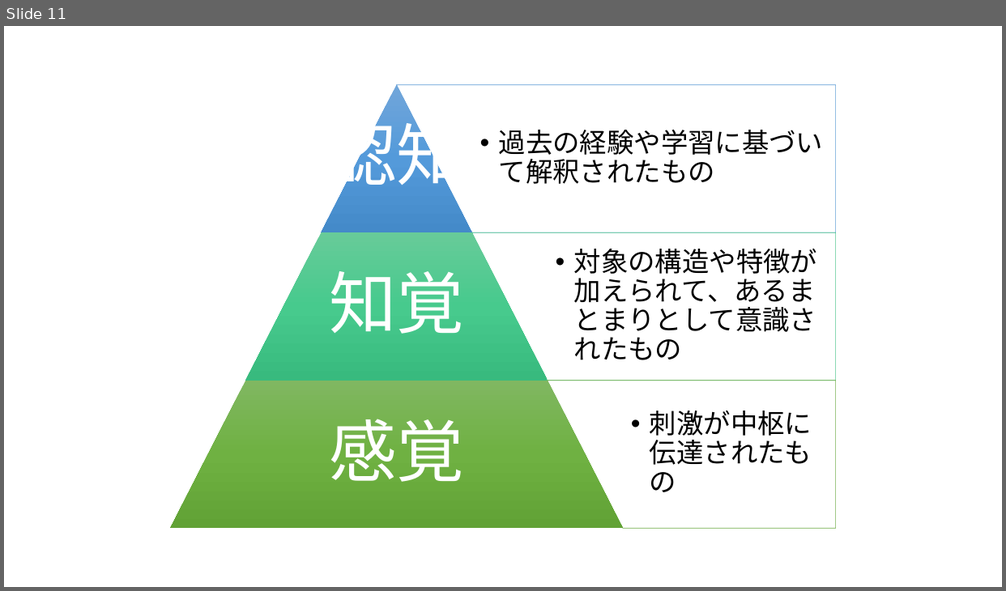
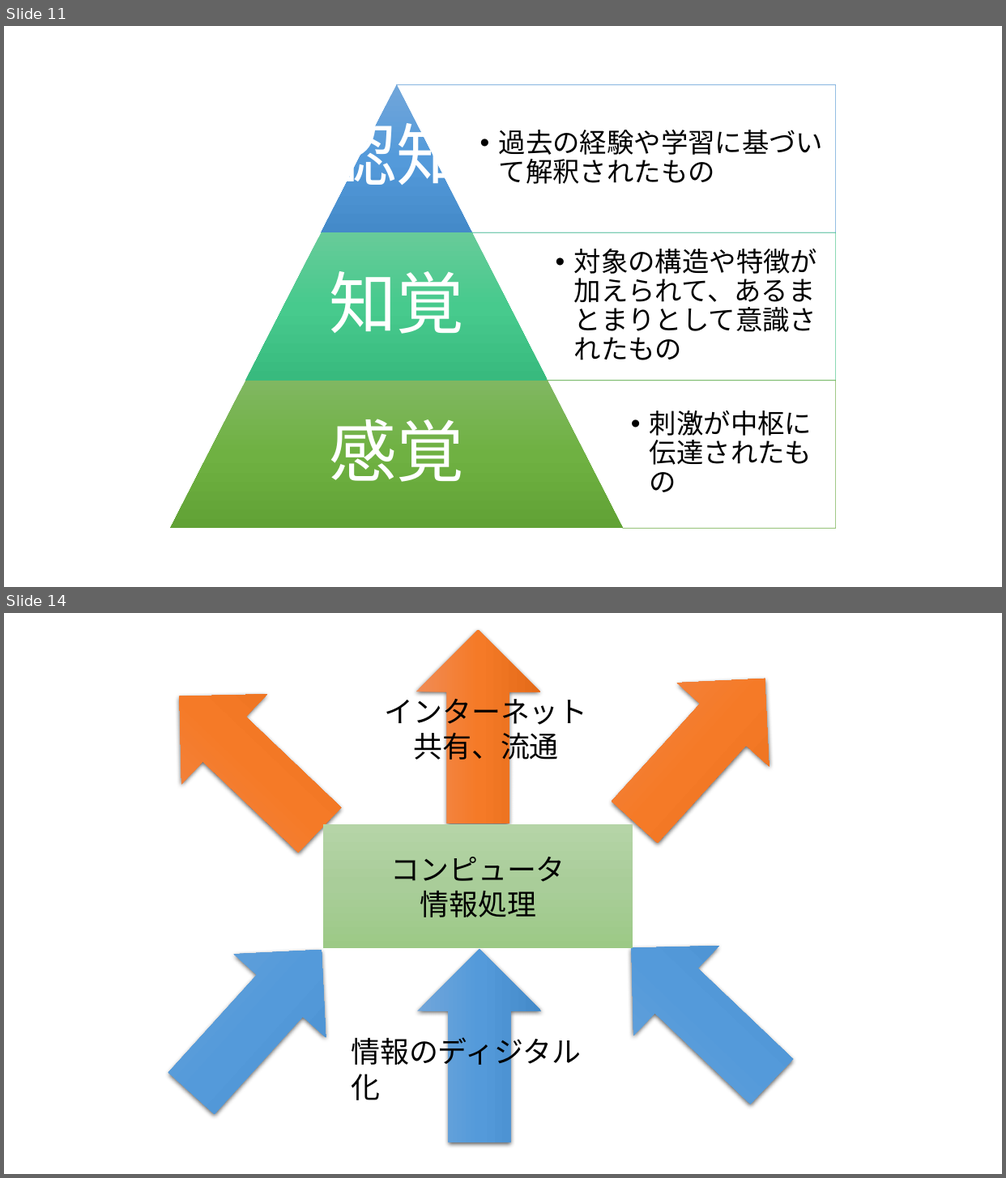
Before and after one commit to satoyoshiharu/docs, a slide deck: figures.pptx. Shown one above the other, each under a label of ours: slide 11 before the commit, slides 11 and 14 after it; the slides between them are not shown. The pictures are 1006x591 and 1006x1178 pixels, drawn with LibreOffice and Linux fonts; fonts in the diff are those of the drawing. Boxes give left, top, right and bottom in pixels: in the first picture for what was removed or moved away, otherwise in the second. Text is boxed around its words. In the diff, an @@ line names an element or a change of style, - is before the commit and + after.

Commit message:
updates

```diff
--- a/figures.pptx
+++ b/figures.pptx
@@ slide 14 added at (4, 613, 1002, 1174), background #FFFFFF @@
@@ right arrow added at (416, 630, 540, 824), fill gradient #F18C57 to #F67B28 to #E56C19 @@
@@ right arrow added at (137, 652, 363, 875), fill gradient #F18C57 to #F67B28 to #E56C19 @@
@@ right arrow added at (589, 637, 811, 864), fill gradient #F18C57 to #F67B28 to #E56C19 @@
@@ text added at (385, 693, 588, 765), 28 pt, text #000000 @@
+インターネット
+共有、流通
@@ rectangle added at (323, 824, 633, 948), fill gradient #B5D5A7 to #AACE9A to #9CC987, 28 pt, text #000000 @@
+コンピュータ
+情報処理
@@ right arrow added at (589, 903, 815, 1127), fill gradient #71A6DB to #559BDB to #448ACA @@
@@ right arrow added at (146, 908, 368, 1135), fill gradient #71A6DB to #559BDB to #448ACA @@
@@ right arrow added at (418, 949, 542, 1144), fill gradient #71A6DB to #559BDB to #448ACA @@
@@ text added at (351, 1033, 581, 1101), 28 pt, text #000000 @@
+情報のディジタル化
```
Also in this commit, not shown: 3 other slides added.
